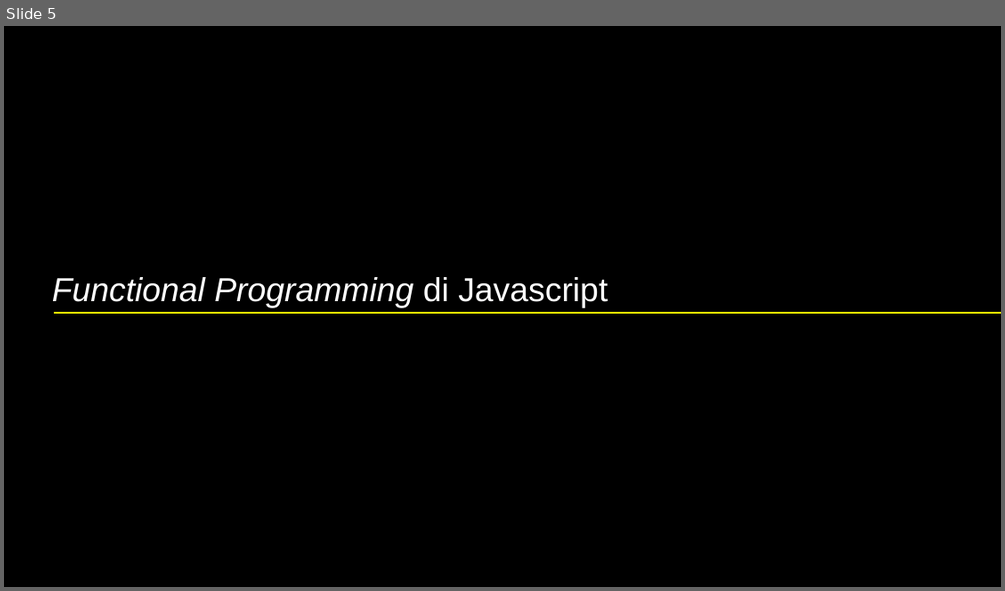
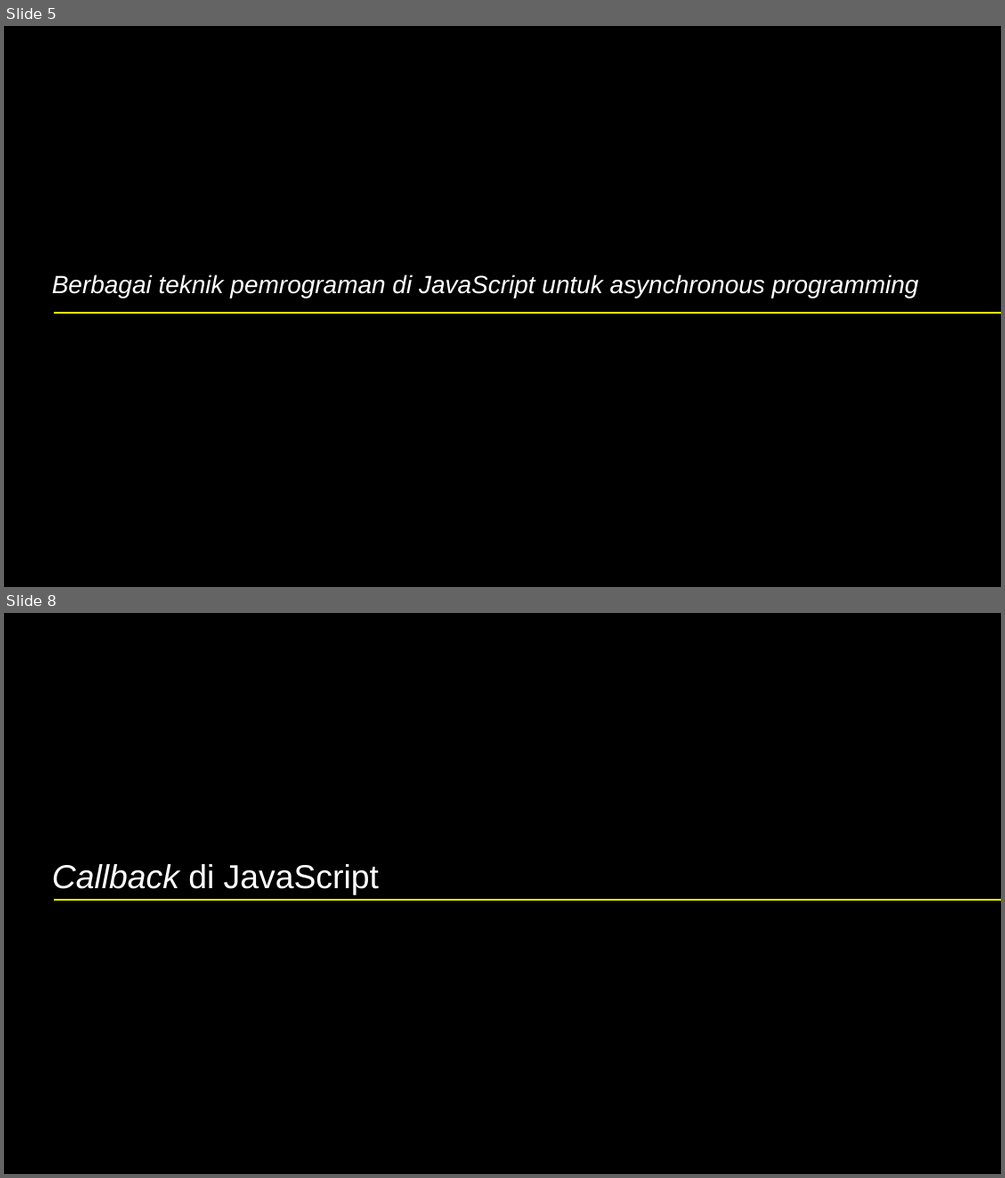
Before and after one commit to mahendrafajar17/axarschool, a slide deck: Backend/Modul 5.pptx. Shown one above the other, each under a label of ours: slide 5 before the commit, slides 5 and 8 after it; the slides between them are not shown. The pictures are 1005x591 and 1005x1178 pixels, drawn with LibreOffice and Linux fonts; fonts in the diff are those of the drawing. Boxes give left, top, right and bottom in pixels: in the first picture for what was removed or moved away, otherwise in the second. Text is boxed around its words. In the diff, an @@ line names an element or a change of style, - is before the commit and + after.

```diff
--- a/Backend/Modul 5.pptx
+++ b/Backend/Modul 5.pptx
@@ slide 8 added at [4,613,1001,1174], background #000000 @@
@@ text added at [52,864,379,895], 24 pt, text #FFFFFF @@
+Callback di JavaScript
@@ line added from (54, 900) to (1001, 900), #FFFF00 0.75 pt @@
@@ slide 5 changed as well @@
@@ text at [52,274,919,297]: text changed; size 24 to 18 pt @@
-Functional Programming di Javascript
+Berbagai teknik pemrograman di JavaScript untuk asynchronous programming
```
Also in this commit, not shown: 3 other slides changed, 5 other slides added, 4 slides removed, 3 other files.
